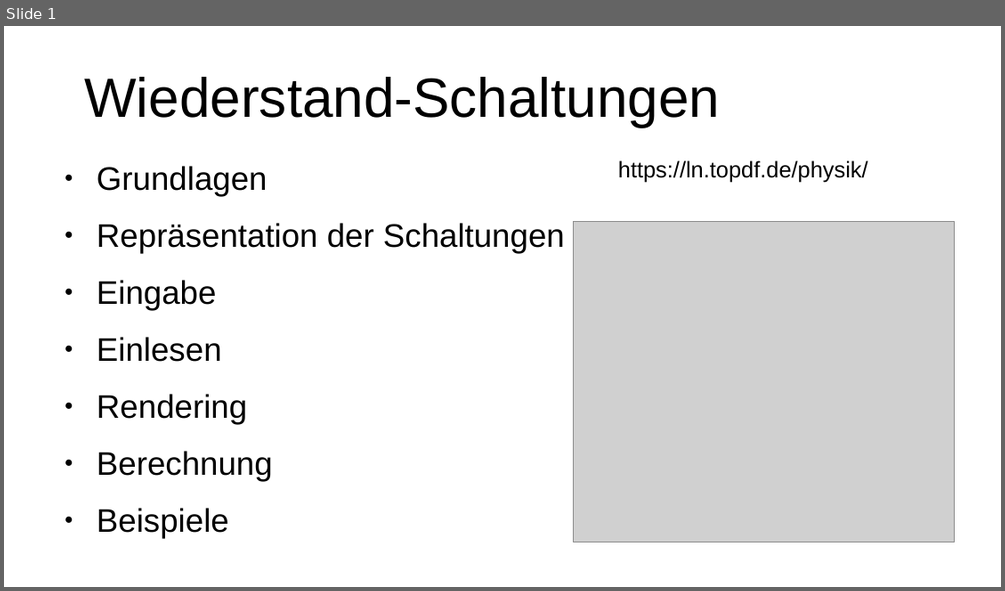
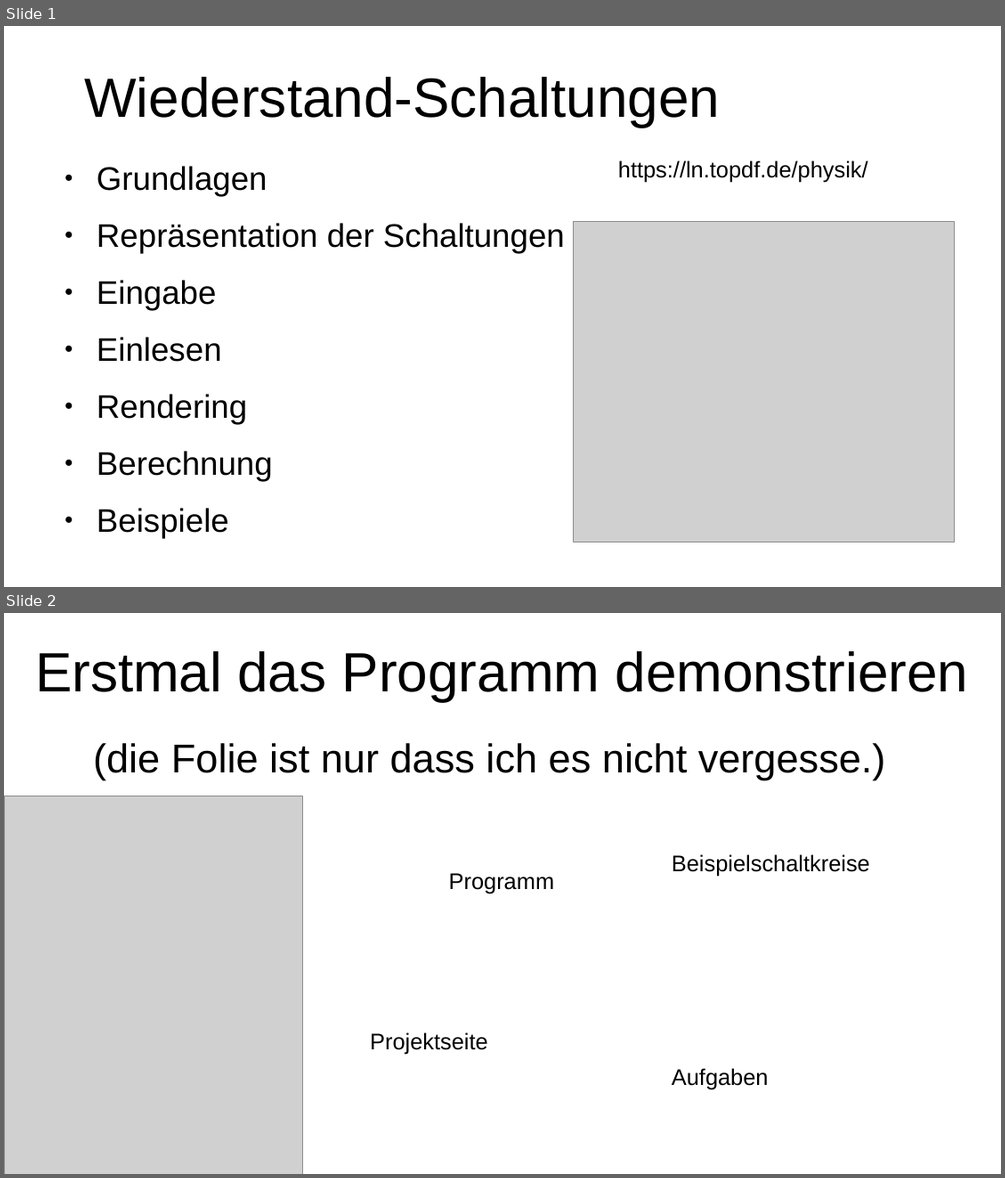
Before and after one commit to HeIIow2/physik_schaltkreise, a slide deck: präsentation/präsentation.odp. Shown one above the other, each under a label of ours: slide 1 before the commit, slides 1 and 2 after it. The pictures are 1005x591 and 1005x1178 pixels, drawn with LibreOffice and Linux fonts; fonts in the diff are those of the drawing; grey boxes stand for pictures. Boxes give left, top, right and bottom in pixels: in the first picture for what was removed or moved away, otherwise in the second. Text is boxed around its words. In the diff, an @@ line names an element or a change of style, - is before the commit and + after.

```diff
--- a/präsentation/präsentation.odp
+++ b/präsentation/präsentation.odp
@@ slide 2 added at [4, 613, 1001, 1174], background #FFFFFF @@
@@ title added at [35, 651, 969, 702], 44 pt, text #000000 @@
+Erstmal das Programm demonstrieren
@@ text added at [93, 743, 886, 780], 32 pt, text #000000 @@
+(die Folie ist nur dass ich es nicht vergesse.)
@@ picture added at [4, 795, 302, 1174] @@
@@ text added at [449, 873, 554, 893], 18 pt, text #000000 @@
+Programm
@@ text added at [672, 854, 870, 876], 18 pt, text #000000 @@
+Beispielschaltkreise
@@ text added at [370, 1032, 488, 1054], 18 pt, text #000000 @@
+Projektseite
@@ text added at [672, 1068, 769, 1089], 18 pt, text #000000 @@
+Aufgaben
```
Also in this commit, not shown: 1 other slide added, 3 other files.
